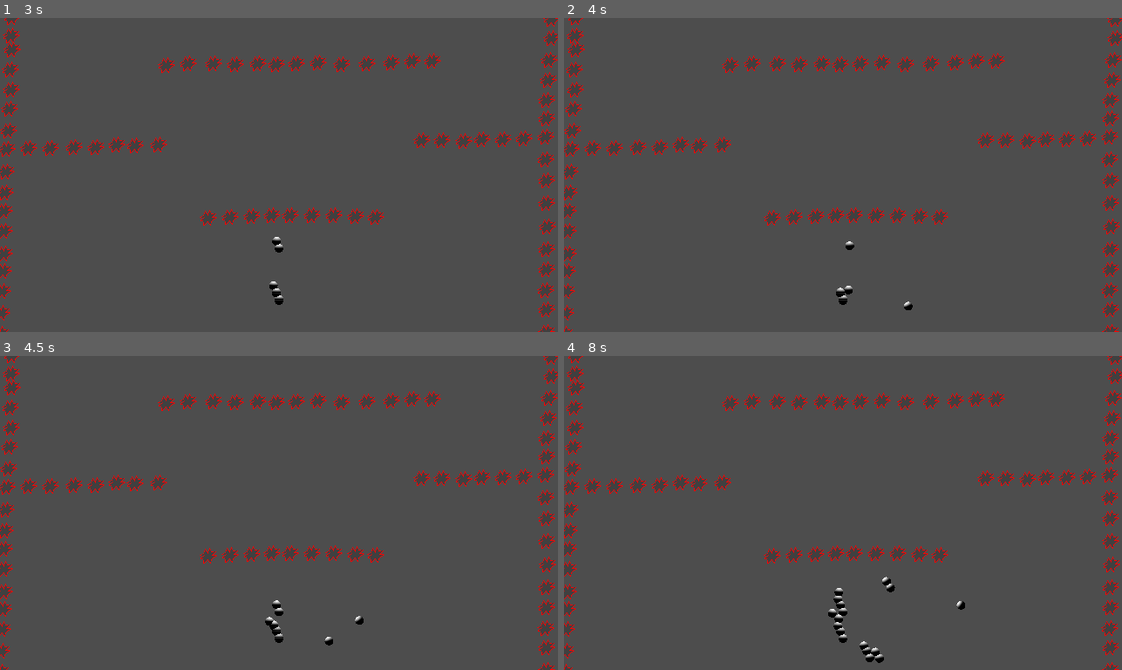
Above: before the commit, frames 1-4 (two rows, left to right).
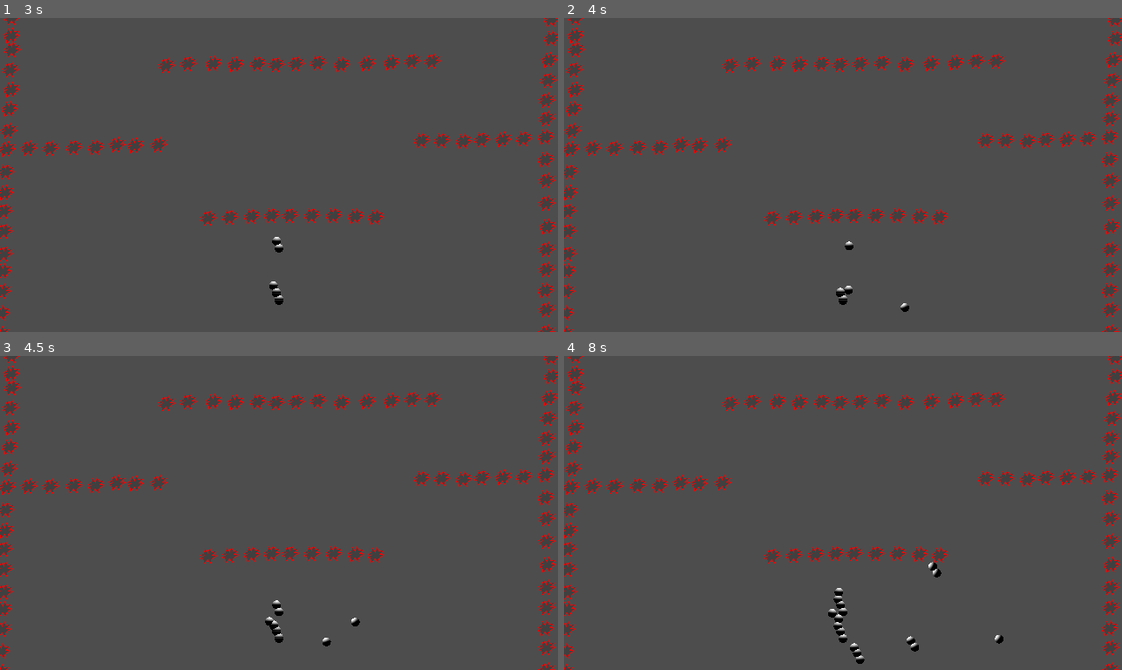
Above: after the commit, the same moments.

Repository: Raattis/ggj25
Game: Godot game, scene res://riku/maailma.tscn
The game is run twice, just before and just after one commit, with the same random seed, the same clock (stepped at 60 frames per second) and the same inputs. The engine's default icon, where the game draws it, is replaced by a stand-in: a white triangle on a blue panel in a dark square.
Inputs (mouse positions are in pixels of both pictures, inside the frame that each line leads up to):
- Up to frame 1 (3 s): move the mouse to (401, 159) at 0.52 s; hold Space (launch) 0.53-1.28 s; tap Enter at 1.25 s; move the mouse to (167, 190) at 1.27 s; tap Middle mouse button (move_camera) at 1.35 s; move the mouse to (334, 105) at 2.02 s; press the mouse at (334, 105) at 2.03 s; move the mouse to (251, 237) at 2.77 s; release the mouse at (251, 237) at 2.78 s; tap Space (launch) at 2.85 s
- Up to frame 2 (4 s): move the mouse to (1010, 222) at 3.52 s; hold Middle mouse button (move_camera) from 3.53 s (still down)
- Up to frame 3 (4.5 s): move the mouse to (111, 465) at 4.27 s; release Middle mouse button (move_camera) at 4.28 s; click (111, 465) at 4.35 s
- Up to frame 4 (8 s): move the mouse to (870, 513) at 5.02 s; hold Space (launch) 5.03-5.78 s; move the mouse to (759, 434) at 5.77 s; tap Middle mouse button (move_camera) at 5.85 s; move the mouse to (965, 497) at 6.52 s; press the mouse at (965, 497) at 6.53 s; move the mouse to (731, 528) at 7.27 s; release the mouse at (731, 528) at 7.28 s; tap Space (launch) at 7.35 s

Frame 1 is identical in both runs. In frame 2, less than 0.1% of the frame differs, in the area x 50-63%, y 71-94%; in frame 3, less than 0.1%; in frame 4, 0.5%, in the area x 51-79%, y 65-99%.

Commit message:
center of mass

Diff:
--- a/godot-project/riku/cluster.gd
+++ b/godot-project/riku/cluster.gd
@@ -25,6 +25,11 @@
 
 func _integrate_forces(state: PhysicsDirectBodyState2D):
 	angular_velocity = clamp(angular_velocity, -1000, 1000)
+	var center_of_mass := Vector2(0,0)
+	for child in get_children() as Array[Node2D]:
+		center_of_mass += child.global_position
+	center_of_mass /= get_child_count()
+
 	if impulse_cooldown < 0.0 and state.get_contact_count() > 0:
 		var contact_point := state.get_contact_collider_position(0)
 		var collider := state.get_contact_collider_object(0)
@@ -43,9 +48,9 @@
 				closest_pos = child.global_position
 		closest.queue_free() # TODO: Pop effect
 		pop(closest_pos)
-		apply_impulse((pos - closest_pos).normalized() * -impulse_magnitude, pos)
+		apply_impulse((closest_pos - center_of_mass).normalized() * -impulse_magnitude, pos)
 		angular_velocity = clampf(angular_velocity, -max_angular_velocity, max_angular_velocity)
-		impulse_cooldown = 0.1
+		impulse_cooldown = 0.05
 
 func destroy():
 	for child in get_children() as Array[Node2D]:
